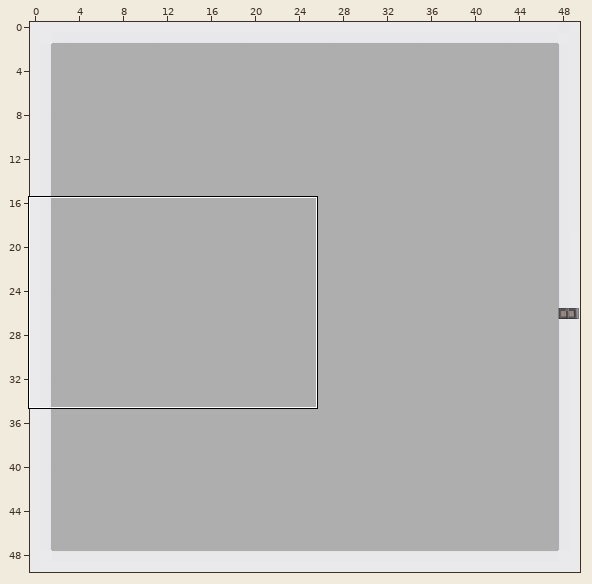
Two versions of a level (Tiled map (JSON), map/baltic.json). Above: a wide view before the commit, with the close-up outlined.
Close-up. First the earlier version:
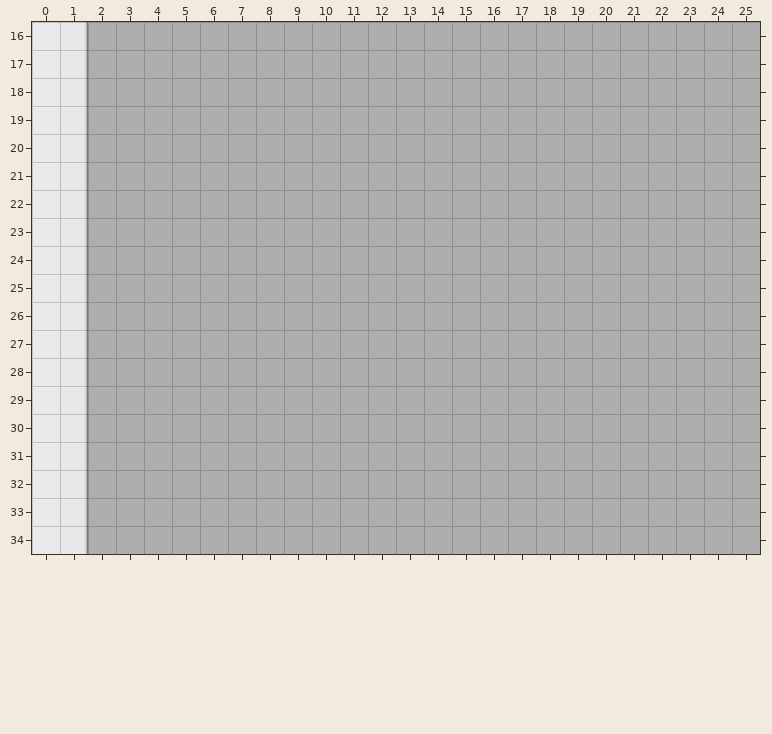
Cells are 32x32 px. Shown: x 0..25, y 16..34. The commit also changed other parts of the map, which this record leaves out. Not drawn, because the pictures are missing: unchanged layer "collides".
After:
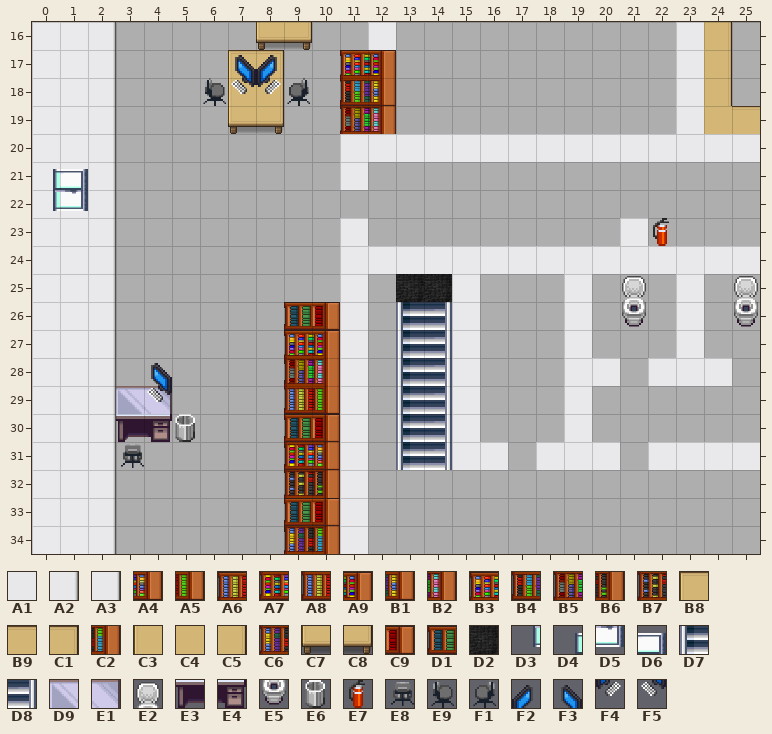
Key: from "cija_32x32_expansion for Pipoy": A1 721, A2 722, A3 992, A4 1254 turned 90, A5 1255 turned 90, A6 1268 turned 90, A7 1269 turned 90, A8 1270 turned 90, A9 1283 turned 90, B1 1284 turned 90, B2 1285 turned 90, B3 1298 turned 90, B4 1299 turned 90, B5 1300 turned 90, B6 1313 turned 90, B7 1328 turned 90, B8 1340, B9 1341, C1 1342, C2 1344 turned 90, C3 1355, C4 1356, C5 1357, C6 1359 turned 90, C7 1370, C8 1372, C9 1375 turned 90, D1 1390 turned 90; from "floortileset": D2 37; from "tilesets_deviant_milkian_1": D3 14 turned 270, D4 15 turned 270, D5 30 turned 270, D6 31 turned 270, D7 40, D8 41, D9 48, E1 49, E2 62, E3 64, E4 65, E5 78, E6 96, E7 97, E8 113, E9 114, F1 115, F2 189, F3 190, F4 205, F5 206.
__ is an empty cell, ## one hidden under a higher layer.
Tiles replaced or removed in this view: A2.
Tiles of an added or newly shown layer are drawn over the layers below it.
The edit:
Changed rows in their new state; .. is an unchanged cell.
Layer "bottom":
first column x 1:
20 ##
21 ##
22 ##
23 ##
Layer "bottomWall" (added):
first column x 1:
16 A1 A3 .. .. .. .. .. .. .. .. .. A1 .. .. .. .. .. .. .. .. .. .. A1 .. ..
17 A1 A3 .. .. .. .. .. .. .. .. .. .. .. .. .. .. .. .. .. .. .. .. A1 .. ..
18 A1 A3 .. .. .. .. .. .. .. .. .. .. .. .. .. .. .. .. .. .. .. .. A1 .. ..
19 A1 A3 .. .. .. .. .. .. .. .. .. .. .. .. .. .. .. .. .. .. .. .. A1 .. ..
20 A1 A3 .. .. .. .. .. .. .. .. A1 A1 A1 A1 A1 A1 A1 A1 A1 A1 A1 A1 A1 A1 A1
21 A1 A3 .. .. .. .. .. .. .. .. A1 .. .. .. .. .. .. .. .. .. .. .. .. .. ..
22 A1 A3 .. .. .. .. .. .. .. .. .. .. .. .. .. .. .. .. .. .. .. .. .. .. ..
23 A1 A3 .. .. .. .. .. .. .. .. A1 .. .. .. .. .. .. .. .. .. A1 .. .. .. ..
24 A1 A3 .. .. .. .. .. .. .. .. A1 A1 A1 A1 A1 A1 A1 A1 A1 A1 A1 A1 A1 A1 A1
25 A1 A3 .. .. .. .. .. .. .. .. A1 .. .. .. A1 .. .. .. A1 .. .. .. A1 .. ..
26 A1 A3 .. .. .. .. .. .. .. .. A1 .. .. .. A1 .. .. .. A1 .. .. .. A1 .. ..
27 A1 A3 .. .. .. .. .. .. .. .. A1 .. .. .. A1 .. .. .. A1 .. .. .. A1 .. ..
28 A1 A3 .. .. .. .. .. .. .. .. A1 .. .. .. A1 .. .. .. A1 A1 .. A1 A1 A1 ..
29 A1 A3 .. .. .. .. .. .. .. .. A1 .. .. .. A1 .. .. .. A1 .. .. .. .. .. ..
30 A1 A3 .. .. .. .. .. .. .. .. A1 .. .. .. A1 .. .. .. A1 .. .. .. .. .. ..
31 A1 A3 .. .. .. .. .. .. .. .. A1 .. .. .. A1 A1 .. A1 A1 A1 .. A1 A1 A1 A1
32 A1 A3 .. .. .. .. .. .. .. .. A1 .. .. .. .. .. .. .. .. .. .. .. .. .. ..
33 A1 A3 .. .. .. .. .. .. .. .. A1 .. .. .. .. .. .. .. .. .. .. .. .. .. ..
34 A1 A3 .. .. .. .. .. .. .. .. A1 .. .. .. .. .. .. .. .. .. .. .. .. .. ..
Layer "objects" (added):
first column x 7:
16 .. C7 C8 .. .. .. .. .. .. .. .. .. .. .. .. .. .. C5 ..
17 B8 C1 .. .. B3 A9 .. .. .. .. .. .. .. .. .. .. .. C5 ..
18 C3 C5 .. .. B4 B1 .. .. .. .. .. .. .. .. .. .. .. C5 ..
19 C7 C8 .. .. B5 B2 .. .. .. .. .. .. .. .. .. .. .. C4 B9
first column x 3:
23 .. .. .. .. .. .. .. .. .. .. .. .. .. .. .. .. .. .. .. E7 .. .. ..
25 .. .. .. .. .. .. .. .. .. .. .. .. .. .. .. .. .. .. E2 .. .. .. E2
26 .. .. .. .. .. .. D1 C9 .. .. .. .. .. .. .. .. .. .. E5 .. .. .. E5
27 .. .. .. .. .. .. B3 A9 .. .. .. .. .. .. .. .. .. .. .. .. .. .. ..
28 .. .. .. .. .. .. D1 .. .. .. .. .. .. .. .. .. .. .. .. .. .. .. ..
29 D9 E1 .. .. .. .. B7 .. .. .. .. .. .. .. .. .. .. .. .. .. .. .. ..
30 E3 E4 .. .. .. .. D1 .. .. .. .. .. .. .. .. .. .. .. .. .. .. .. ..
31 E8 .. .. .. .. .. D1 .. .. .. .. .. .. .. .. .. .. .. .. .. .. .. ..
32 .. .. .. .. .. .. B7 B6 .. .. .. .. .. .. .. .. .. .. .. .. .. .. ..
33 .. .. .. .. .. .. D1 C9 .. .. .. .. .. .. .. .. .. .. .. .. .. .. ..
34 .. .. .. .. .. .. A6 .. .. .. .. .. .. .. .. .. .. .. .. .. .. .. ..
Layer "topobjects" (added):
first column x 6:
17 .. F3 F2 ..
18 E9 F5 F4 F1
first column x 4:
25 .. .. .. .. .. .. .. .. .. D2 D2
26 .. .. .. .. .. .. .. .. .. D7 D8
27 .. .. .. .. .. .. .. .. .. D7 D8
28 F3 .. .. .. .. B5 B2 .. .. D7 D8
29 F5 .. .. .. .. A8 A5 .. .. D7 D8
30 .. E6 .. .. .. D1 C9 .. .. D7 D8
31 .. .. .. .. .. A7 A4 .. .. D7 D8
34 .. .. .. .. .. C6 C2 .. .. .. ..
Layer "top":
first column x 0:
21 D4 D6
22 D3 D5
Where, in picture pixels (left, top, right, bottom), the same in both close-ups:
changed: (53, 22, 195, 554)
added: (203, 22, 312, 134)
added: (340, 22, 760, 190)
added: (284, 218, 760, 554)
